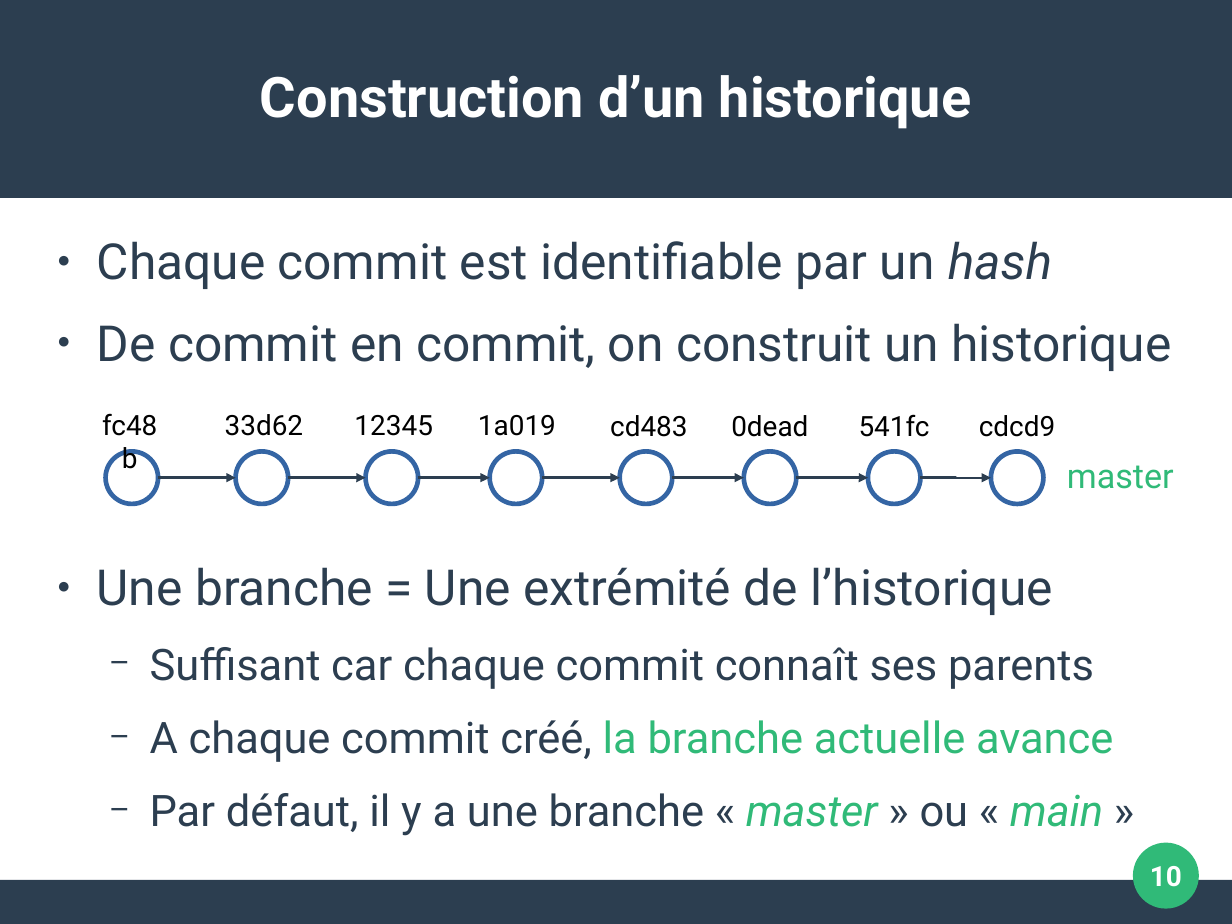
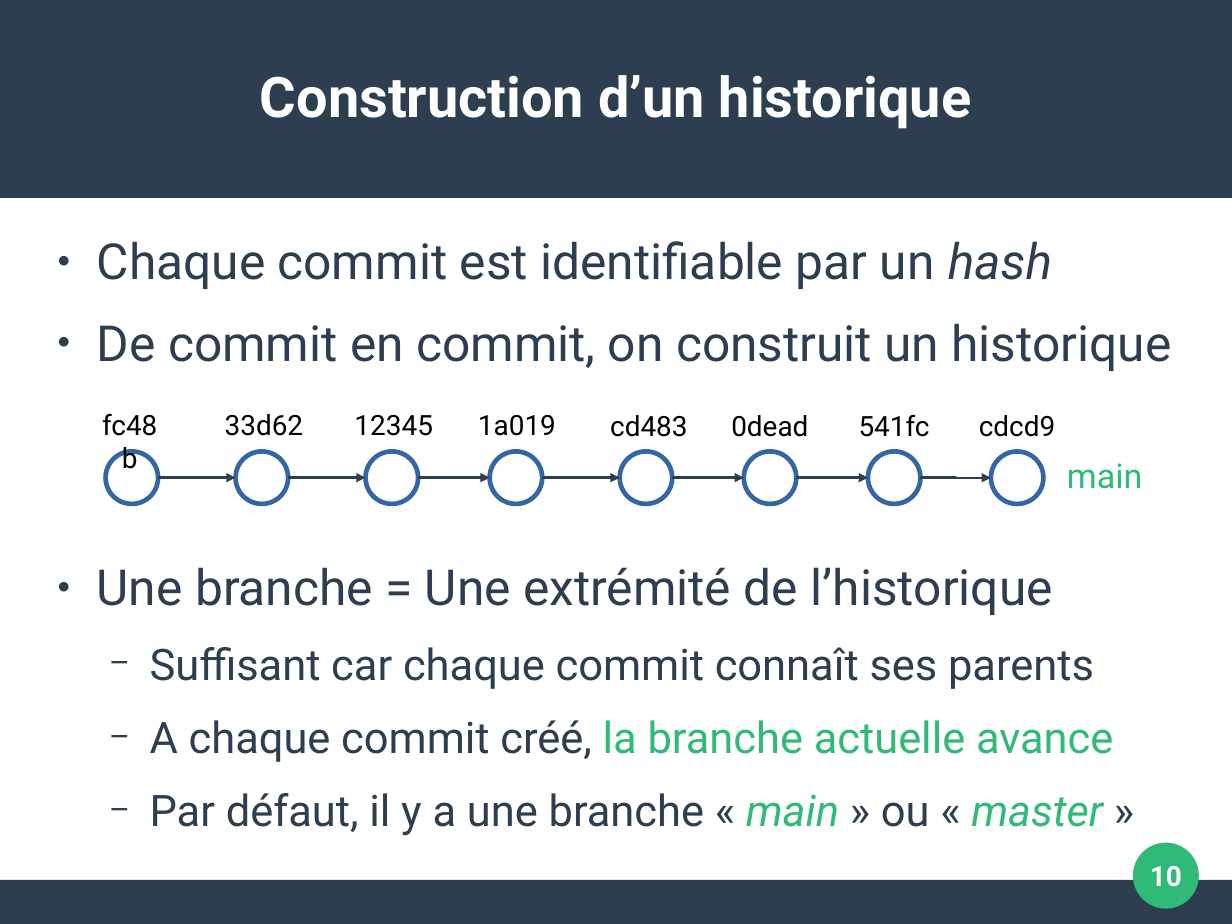
Before and after one commit to pushou/formation-git, a slide deck: slide 10 of Pres2-Versions.odp. Drawn at 1232x924 pixels with LibreOffice and Linux fonts; fonts in the diff are those of the drawing. Boxes give left, top, right and bottom in pixels: in the first picture for what was removed or moved away, otherwise in the second. Text is boxed around its words. In the diff, an @@ line names an element or a change of style, - is before the commit and + after.

Commit message:
Faire les mises à jour master -> main dans les supports

```diff
--- a/Pres2-Versions.odp
+++ b/Pres2-Versions.odp
@@ text at [1067, 463, 1143, 489]: text changed @@
-master
+main
@@ text at [150, 793, 1103, 836]: text changed @@
-  − Par défaut, il y a une branche « master » ou « main »
+  − Par défaut, il y a une branche « main » ou « master »
```
Also in this commit, not shown: 3 other slides changed, 7 other files.
